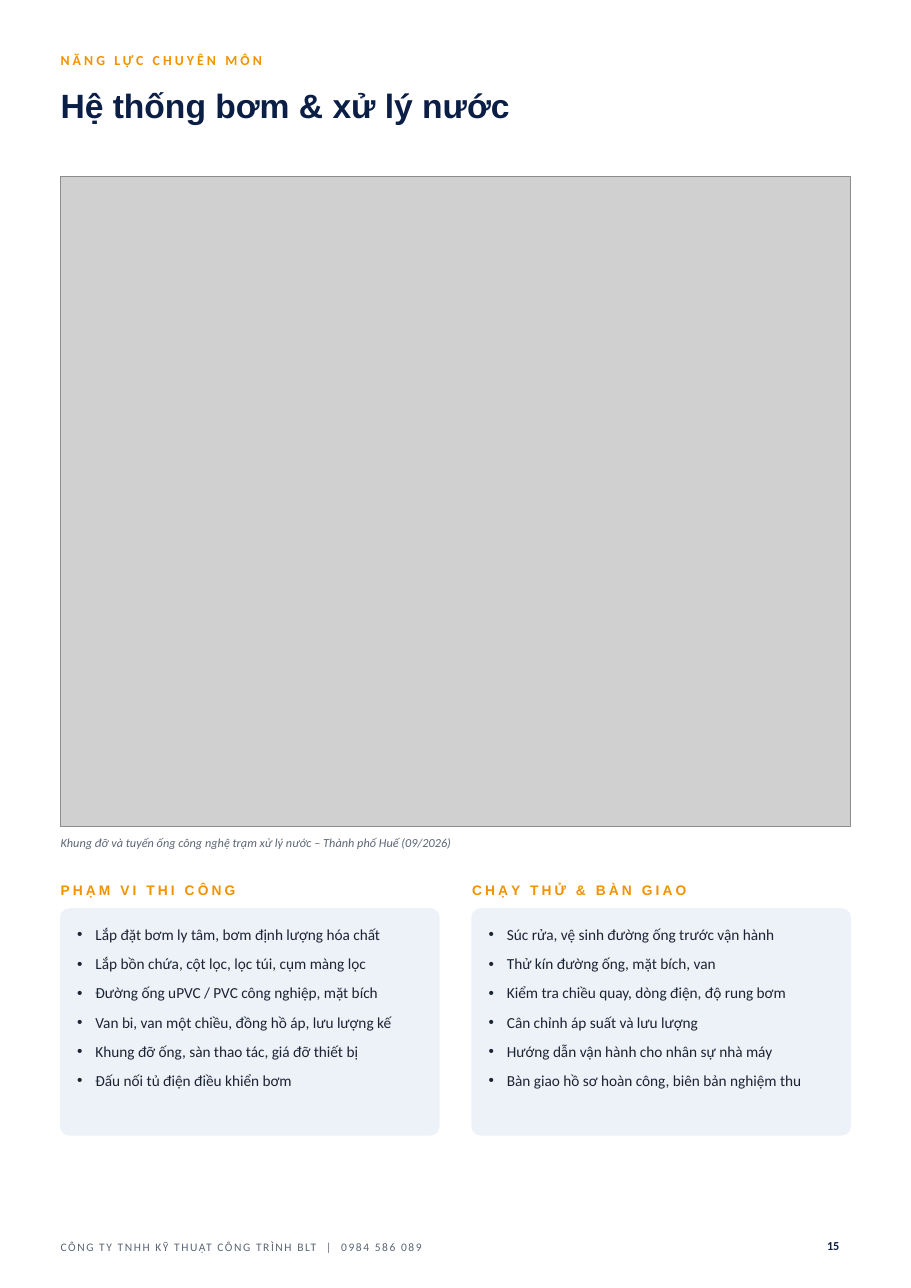
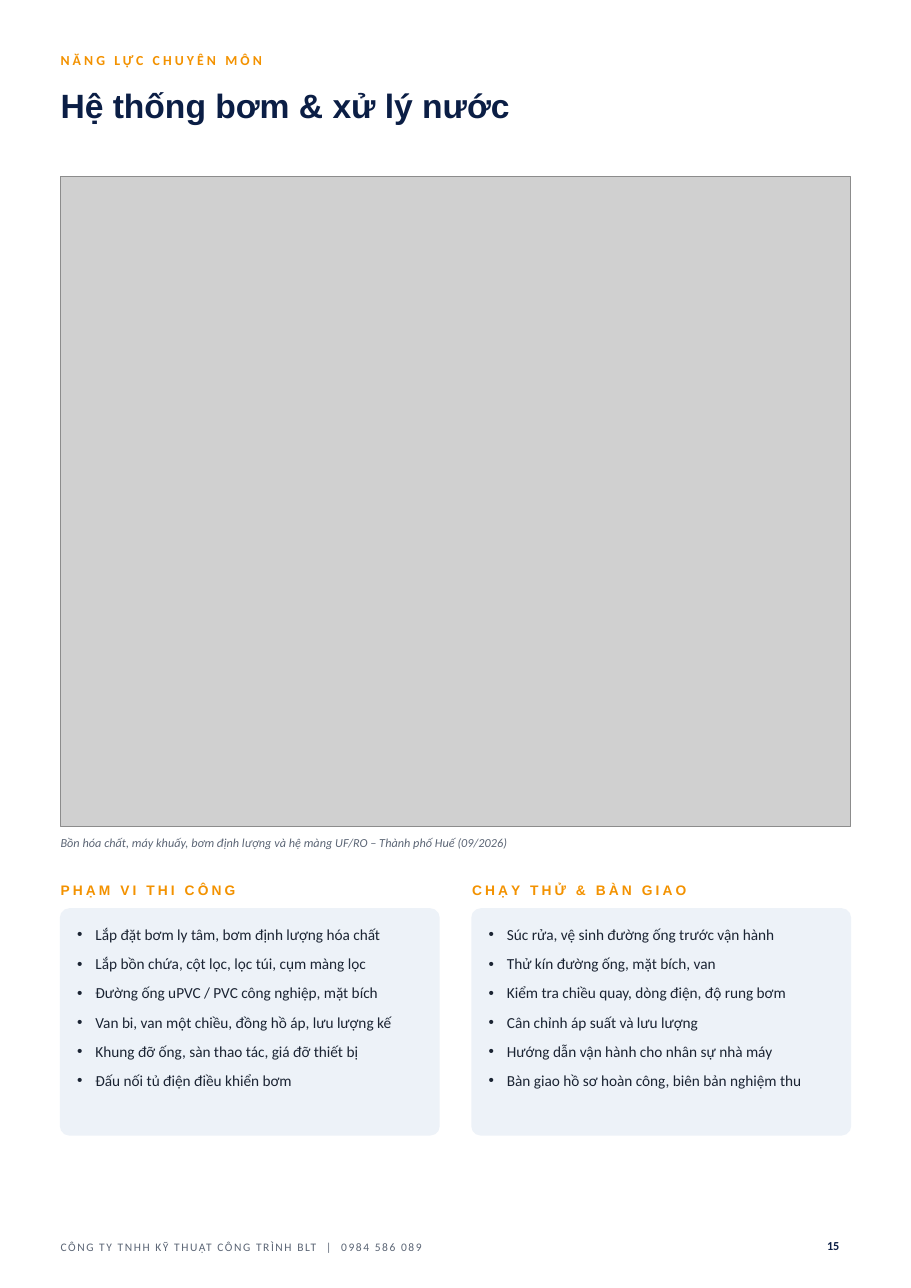
Before and after one commit to haquyenkl2-sys/C-NG-TY-CP-TH-NG-M-I-T-NG-H-P-MINH-PH-T, a slide deck: slide 15 of ho-so-nang-luc-BLT/HO_SO_NANG_LUC_BLT.pptx. Drawn at 911x1288 pixels with LibreOffice and Linux fonts; fonts in the diff are those of the drawing; grey boxes stand for pictures; background and template pictures are left out. Boxes give left, top, right and bottom in pixels: in the first picture for what was removed or moved away, otherwise in the second. Text is boxed around its words. In the diff, an @@ line names an element or a change of style, - is before the commit and + after.

```diff
--- a/ho-so-nang-luc-BLT/HO_SO_NANG_LUC_BLT.pptx
+++ b/ho-so-nang-luc-BLT/HO_SO_NANG_LUC_BLT.pptx
@@ text at (61,838,507,849): text changed @@
-Khung đỡ và tuyến ống công nghệ trạm xử lý nước – Thành phố Huế (09/2026)
+Bồn hóa chất, máy khuấy, bơm định lượng và hệ màng UF/RO – Thành phố Huế (09/2026)
```
Also in this commit, not shown: 3 other slides changed, 3 other files.
